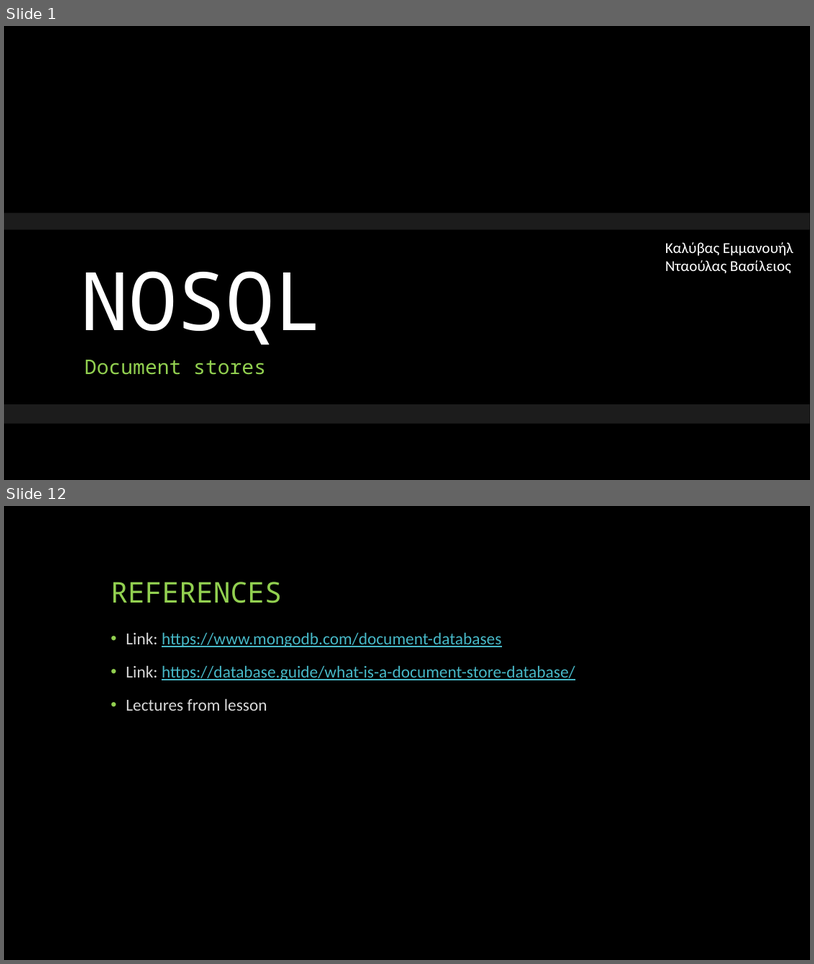
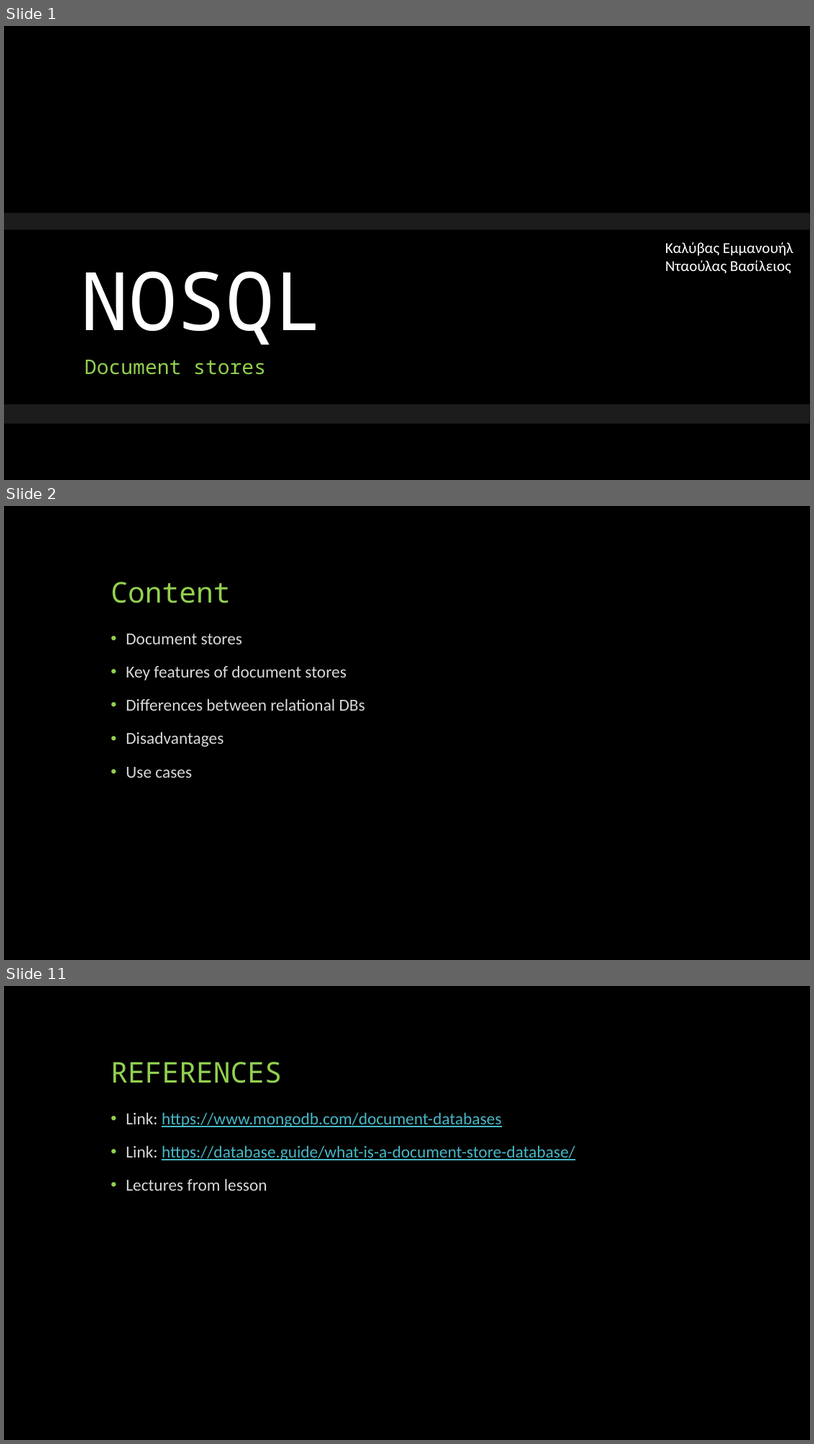
Before and after one commit to MnAppsNet/DominanceQueries, a slide deck: NOSQL - document stores.pptx. Shown one above the other, each under a label of ours: slides 1 and 12 before the commit, slides 1, 2 and 11 after it; the slides between them are not shown. The pictures are 814x964 and 814x1444 pixels, drawn with LibreOffice and Linux fonts; fonts in the diff are those of the drawing; background and template pictures are left out. Boxes give left, top, right and bottom in pixels: in the first picture for what was removed or moved away, otherwise in the second. Text is boxed around its words. In the diff, an @@ line names an element or a change of style, - is before the commit and + after.

```diff
--- a/NOSQL - document stores.pptx
+++ b/NOSQL - document stores.pptx
@@ slide 2 added at (x1=4, y1=506, x2=810, y2=960), background #000000 @@
@@ title added at (x1=111, y1=582, x2=230, y2=603), 34 pt, text #92D050 @@
+Content
@@ text added at (x1=126, y1=633, x2=365, y2=777), 20 pt, text #D9D9D9 @@
+• Document stores
+• Key features of document stores
+• Differences between relational DBs
+• Disadvantages
+• Use cases
@@ what was slide 12 is now slide 11 @@
```
Also in this commit, not shown: 6 slides changed, 3 other slides added, 5 slides removed.
